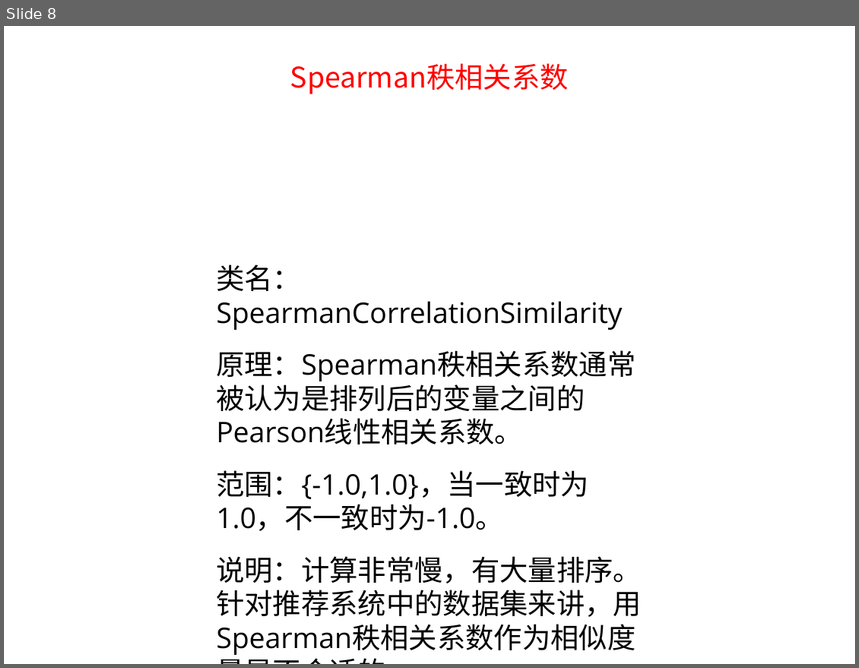
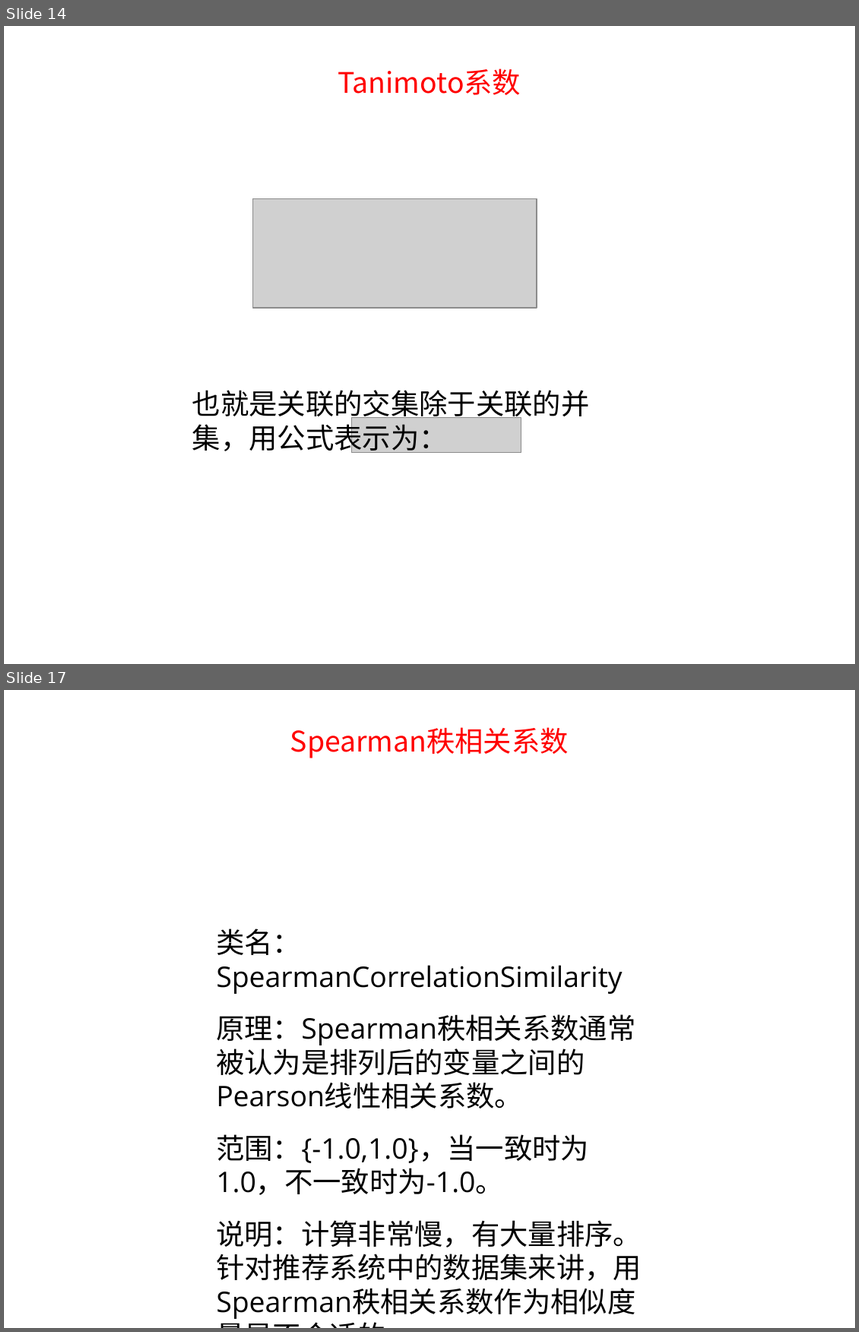
Before and after one commit to tianbaoxing/mahout-nbayes, a slide deck: doc/similarity_measure/similarity_measure.ppt. Shown one above the other, each under a label of ours: slide 8 before the commit, slides 14 and 17 after it; the slides between them are not shown. The pictures are 859x668 and 859x1332 pixels, drawn with LibreOffice and Linux fonts; fonts in the diff are those of the drawing; grey boxes stand for pictures. Boxes give left, top, right and bottom in pixels: in the first picture for what was removed or moved away, otherwise in the second. Text is boxed around its words. In the diff, an @@ line names an element or a change of style, - is before the commit and + after.

```diff
--- a/doc/similarity_measure/similarity_measure.ppt
+++ b/doc/similarity_measure/similarity_measure.ppt
@@ slide 14 added at (4,26,855,664), background #FFFFFF @@
@@ text added at (338,69,522,95), 24 pt, text gradient #FF0000 to #FFCC00 @@
+Tanimoto系数
@@ picture added at (253,199,537,308) @@
@@ text added at (192,390,590,453), 24 pt, text #000000 @@
+也就是关联的交集除于关联的并集，用公式表示为：
@@ picture added at (351,417,521,452) @@
@@ what was slide 8 is now slide 17 @@
```
Also in this commit, not shown: 3 slides changed, 10 other slides added, 3 slides removed, 2 other files.
